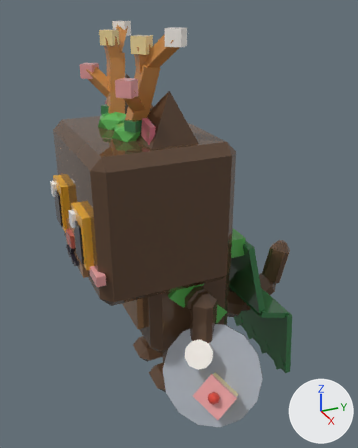
The glTF model assets/cat-cafe/exports/CatCafe_Cat_OldOak_Work.glb: old version first, new version second.
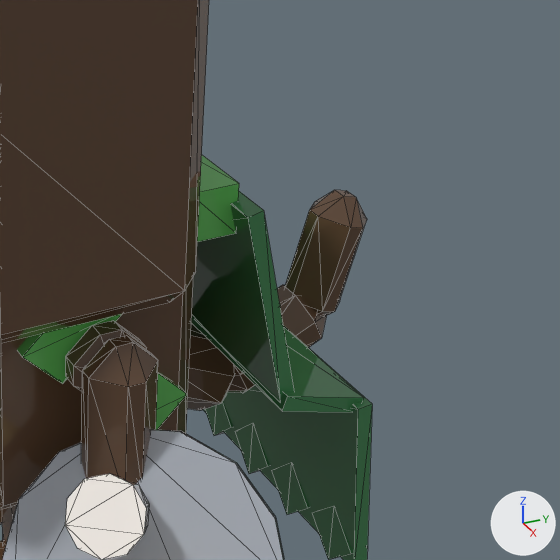
Each version is shown whole from a 50 mm lens placed at (2.539, -1.15, 2.329), pointed at (0.027, -0.02, 1.073), then close up on the part from 45% to 100% of the width and 39% to 83% of the height. Arrows for +X, +Y and +Z are at lower right; the lights stay in place. The first two pictures are the older version. The close-ups show mesh edges as thin lines. Vertices at exactly the same position are counted once.

The first close-up shows 'CatCafe_Cat_OldOak_Work_Body', 'CatCafe_Cat_OldOak_Work_Head', 'CatCafe_Cat_OldOak_Work_Held_Waiter', 'CatCafe_Cat_OldOak_Work_LegF1', 'CatCafe_Cat_OldOak_Work_Prop2', 'CatCafe_Cat_OldOak_Work_Tail' and 1 more.
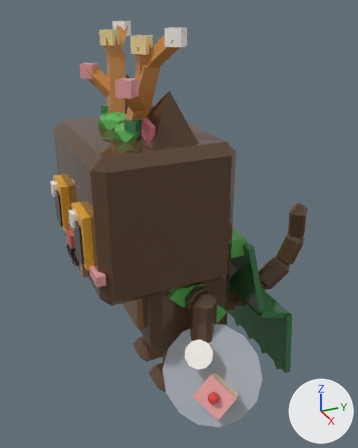
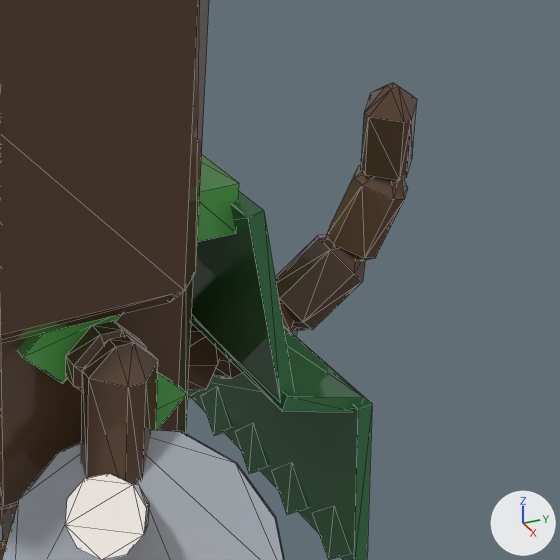
Boxes [x1, y1, x2, y2] around the edits, measured in the close-ups (560 x 560 px):
'CatCafe_Cat_OldOak_Work_Tail', reshaped (27% wider, 39% taller)
    before: [187, 190, 367, 411]
    after: [188, 83, 417, 391]
part 1 of me_catcafe_cat_oldoak_work_tail, rebuilt
    before: [187, 324, 236, 411]
    after: [188, 323, 221, 391]
part 2 of me_catcafe_cat_oldoak_work_tail, rebuilt
    before: [228, 285, 326, 393]
    after: [213, 301, 297, 378]
part 3 of me_catcafe_cat_oldoak_work_tail, rebuilt
    before: [285, 190, 367, 317]
    after: [275, 234, 365, 331]
part 4 of me_catcafe_cat_oldoak_work_tail, added (brown)
    after: [327, 165, 408, 261]
part 5 of me_catcafe_cat_oldoak_work_tail, added (brown)
    after: [361, 83, 417, 182]

Edits to the bpy script that builds the scene:
```text
Change me_catcafe_cat_oldoak_work_tail:
    used by ob_catcafe_cat_oldoak_work_tail; location = (0.0, 0.19, 0.475)
    remove me_catcafe_cat_oldoak_work_tail.from_pydata(...)  # 72 vertices, 132 faces; spans x -0.095..0.095, y -0.042..0.656, z -0.195..0.308
    add me_catcafe_cat_oldoak_work_tail.from_pydata(...)  # 120 vertices, 220 faces; spans x -0.109..0.166, y -0.037..0.724, z -0.148..0.628
    me_catcafe_cat_oldoak_work_tail part 1: the loose piece of 24 vertices spanning x -0.095..0.095, y -0.042..0.3, z -0.195..0.074 is rebuilt with 24 vertices and now spans x -0.109..0.099, y -0.037..0.258, z -0.148..0.09
    me_catcafe_cat_oldoak_work_tail part 2: the loose piece of 24 vertices spanning x -0.086..0.086, y 0.22..0.554, z -0.186..0.065 is rebuilt with 24 vertices and now spans x -0.101..0.09, y 0.185..0.476, z -0.14..0.082
    me_catcafe_cat_oldoak_work_tail part 3: the loose piece of 24 vertices spanning x -0.076..0.076, y 0.451..0.656, z -0.032..0.308 is rebuilt with 24 vertices and now spans x -0.079..0.107, y 0.404..0.639, z -0.041..0.199
    me_catcafe_cat_oldoak_work_tail part 4: a new loose piece of 24 vertices spanning x -0.04..0.135, y 0.538..0.724, z 0.125..0.41, in mat_catcafe_palette
    me_catcafe_cat_oldoak_work_tail part 5: a new loose piece of 24 vertices spanning x 0.005..0.166, y 0.561..0.721, z 0.345..0.628, in mat_catcafe_palette
```
